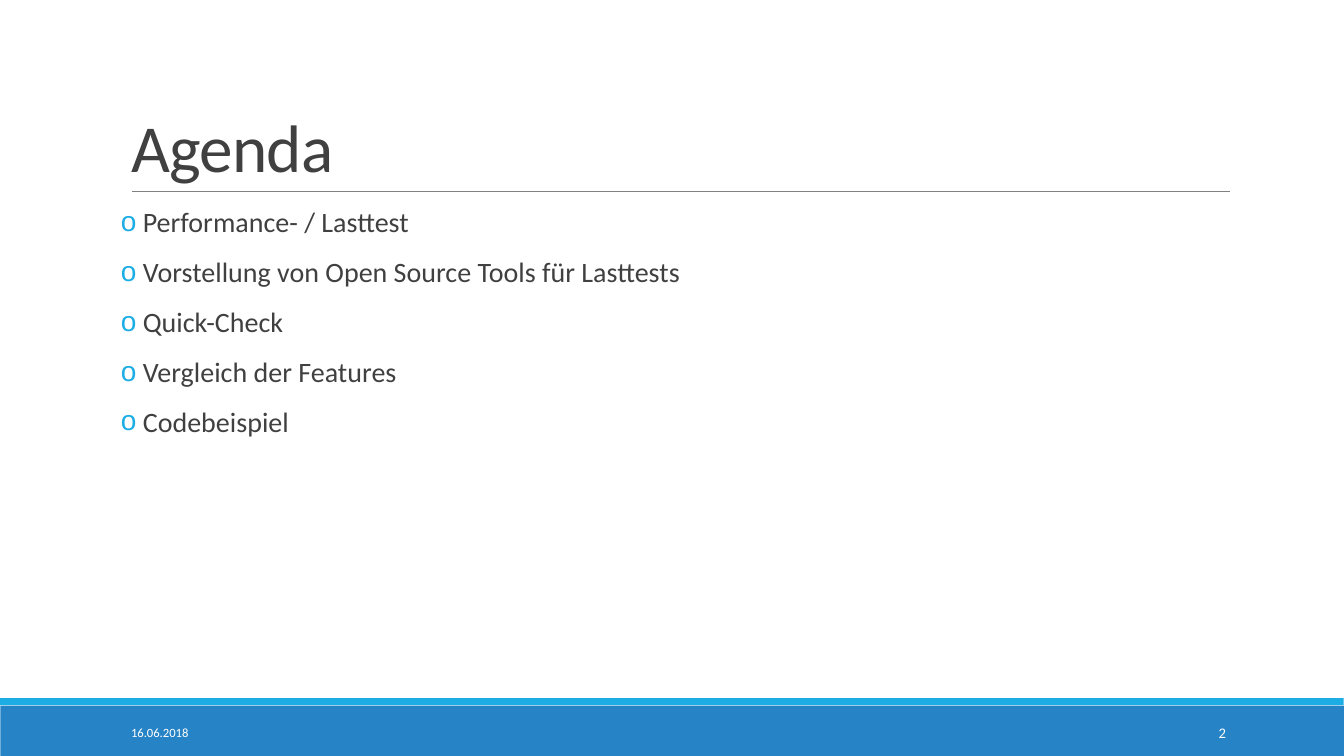
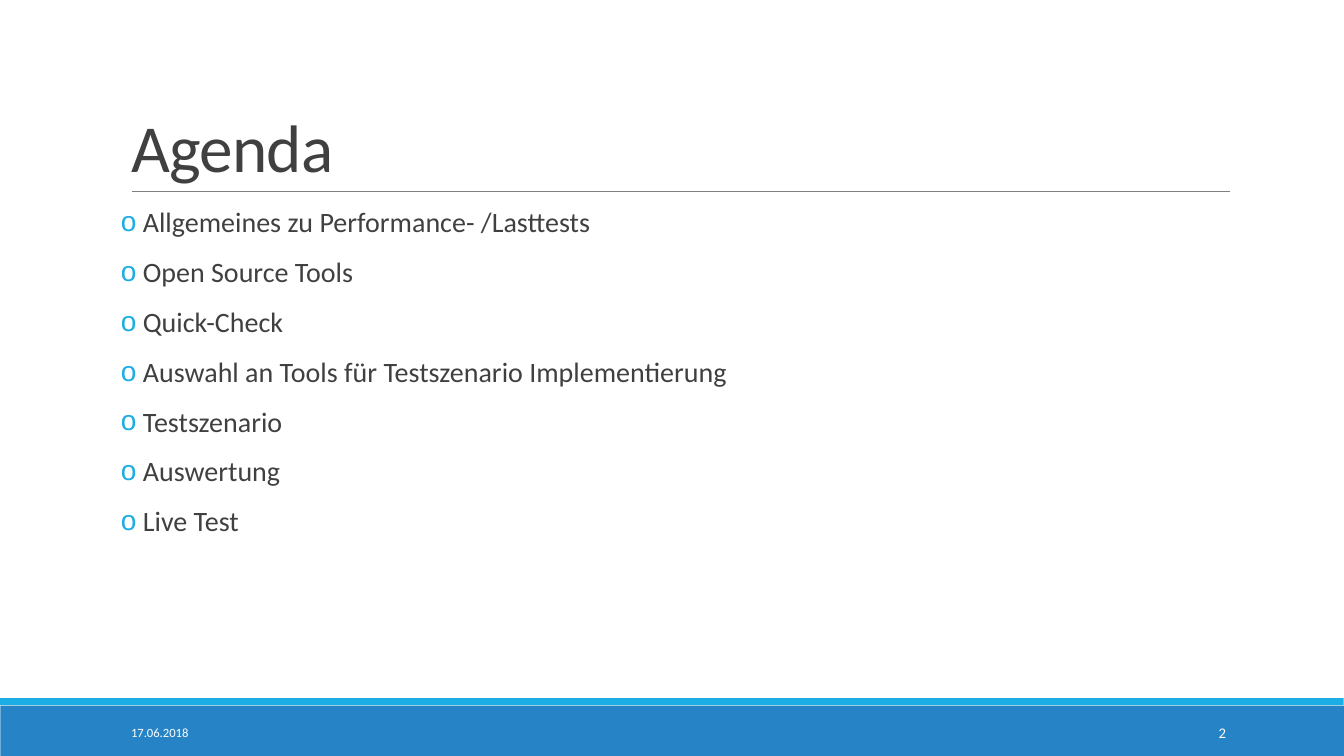
Before and after one commit to StTraeger/sqs-car-webservice, a slide deck: slide 2 of LoadTesting.pptx. Drawn at 1344x756 pixels with LibreOffice and Linux fonts; fonts in the diff are those of the drawing. Boxes give left, top, right and bottom in pixels: in the first picture for what was removed or moved away, otherwise in the second. Text is boxed around its words. In the diff, an @@ line names an element or a change of style, - is before the commit and + after.

Commit message:
Final presentation.

```diff
--- a/LoadTesting.pptx
+++ b/LoadTesting.pptx
@@ text at (x1=143, y1=212, x2=590, y2=287): text changed @@
-o Performance- / Lasttest
-o Vorstellung von Open Source Tools für Lasttests
+o Allgemeines zu Performance- /Lasttests
+o Open Source Tools
@@ text at (x1=143, y1=362, x2=726, y2=531): text changed @@
-o Vergleich der Features
-o Codebeispiel
+o Auswahl an Tools für Testszenario Implementierung
+o Testszenario
+o Auswertung
+o Live Test
@@ text at (x1=131, y1=728, x2=188, y2=737): text changed @@
-16.06.2018
+17.06.2018
```
Also in this commit, not shown: 10 other slides changed, 2 slides added, 1 other file.
